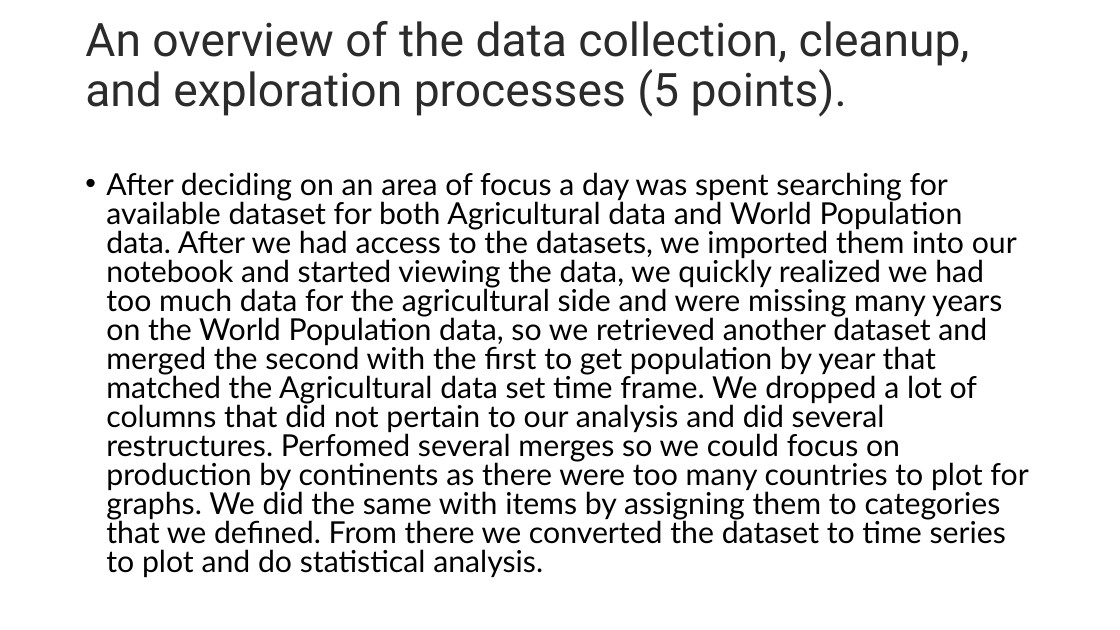
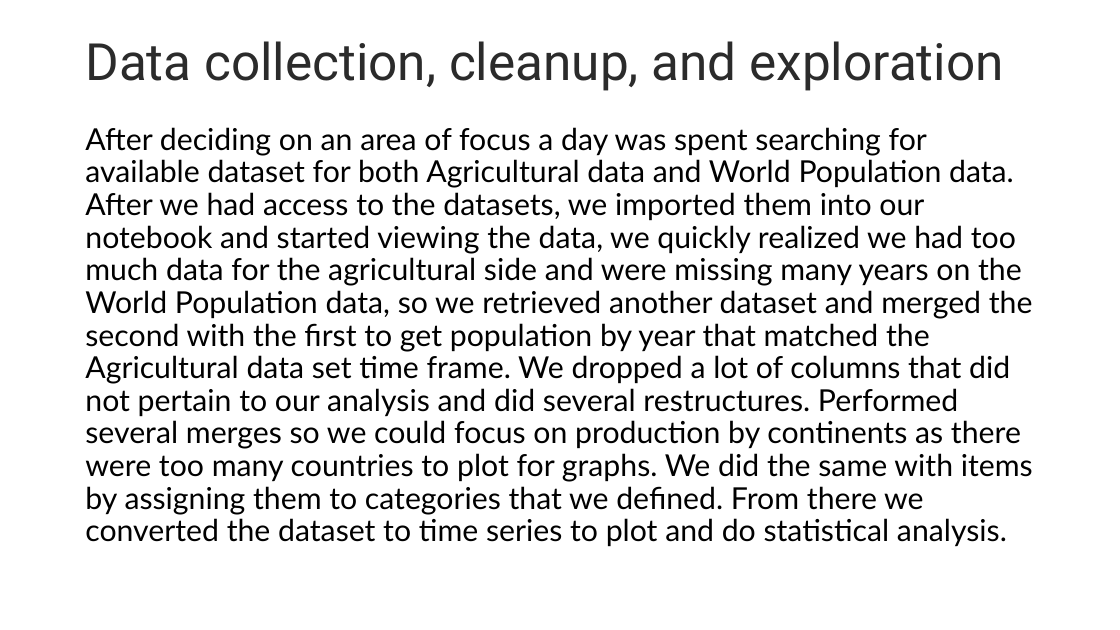
Before and after one commit to Corey-Holton/Project1, a slide deck: slide 3 of Corey/Group Project.pptx. Drawn at 1120x630 pixels with LibreOffice and Linux fonts; fonts in the diff are those of the drawing. Boxes give left, top, right and bottom in pixels: in the first picture for what was removed or moved away, otherwise in the second. Text is boxed around its words. In the diff, an @@ line names an element or a change of style, - is before the commit and + after.

```diff
--- a/Corey/Group Project.pptx
+++ b/Corey/Group Project.pptx
@@ title at box(85, 41, 1003, 91): text changed; size 39.6 to 44 pt @@
-An overview of the data collection, cleanup, and exploration processes (5 points).
+Data collection, cleanup, and exploration
@@ text at box(85, 127, 1033, 547): text changed @@
-• After deciding on an area of focus a day was spent searching for available dataset for both Agricultural data and World Population data. After we had access to the datasets, we imported them into our notebook and started viewing the data, we quickly realized we had too much data for the agricultural side and were missing many years on the World Population data, so we retrieved another dataset and merged the second with the first to get population by year that matched the Agricultural data set time frame. We dropped a lot of columns that did not pertain to our analysis and did several restructures. Perfomed several merges so we could focus on production by continents as there were too many countries to plot for graphs. We did the same with items by assigning them to categories that we defined. From there we converted the dataset to time series to plot and do statistical analysis.
+After deciding on an area of focus a day was spent searching for available dataset for both Agricultural data and World Population data. After we had access to the datasets, we imported them into our notebook and started viewing the data, we quickly realized we had too much data for the agricultural side and were missing many years on the World Population data, so we retrieved another dataset and merged the second with the first to get population by year that matched the Agricultural data set time frame. We dropped a lot of columns that did not pertain to our analysis and did several restructures. Performed several merges so we could focus on production by continents as there were too many countries to plot for graphs. We did the same with items by assigning them to categories that we defined. From there we converted the dataset to time series to plot and do statistical analysis.
```
Also in this commit, not shown: 7 other slides changed, 5 slides added, 2 slides removed, 4 other files.
